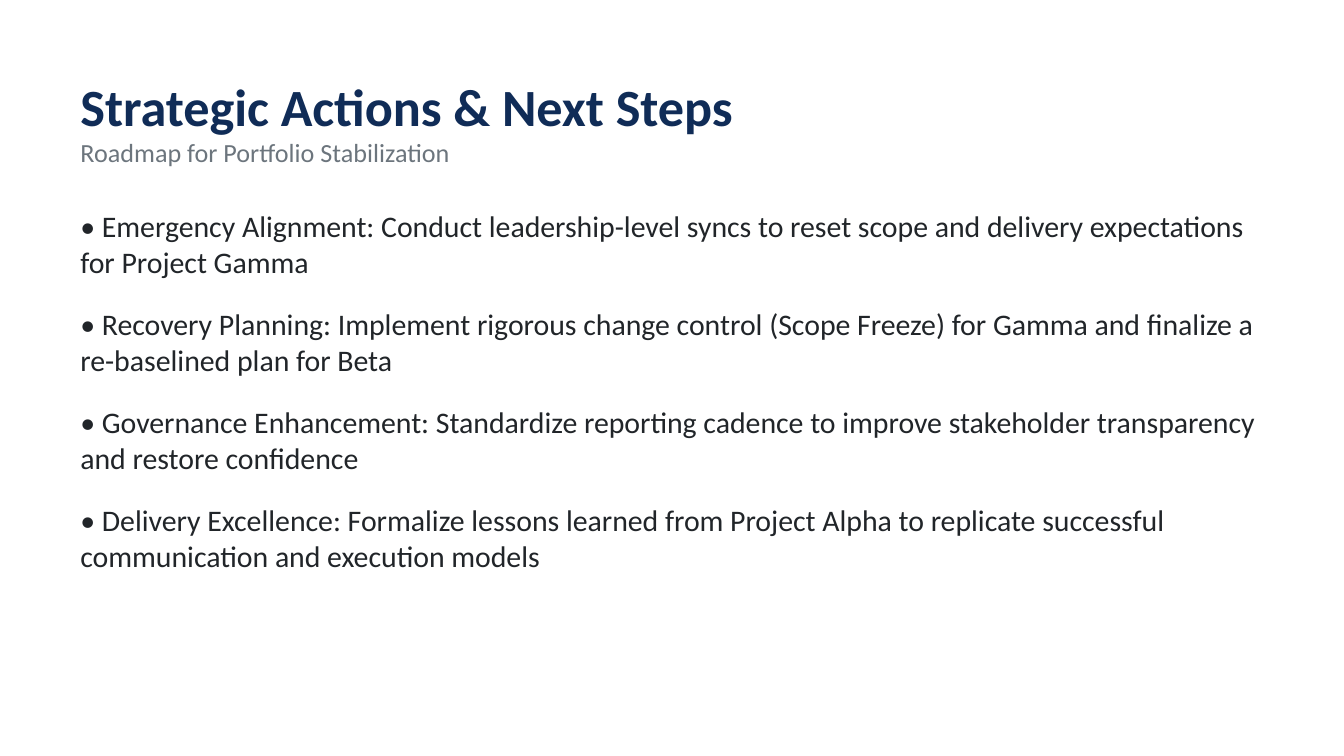
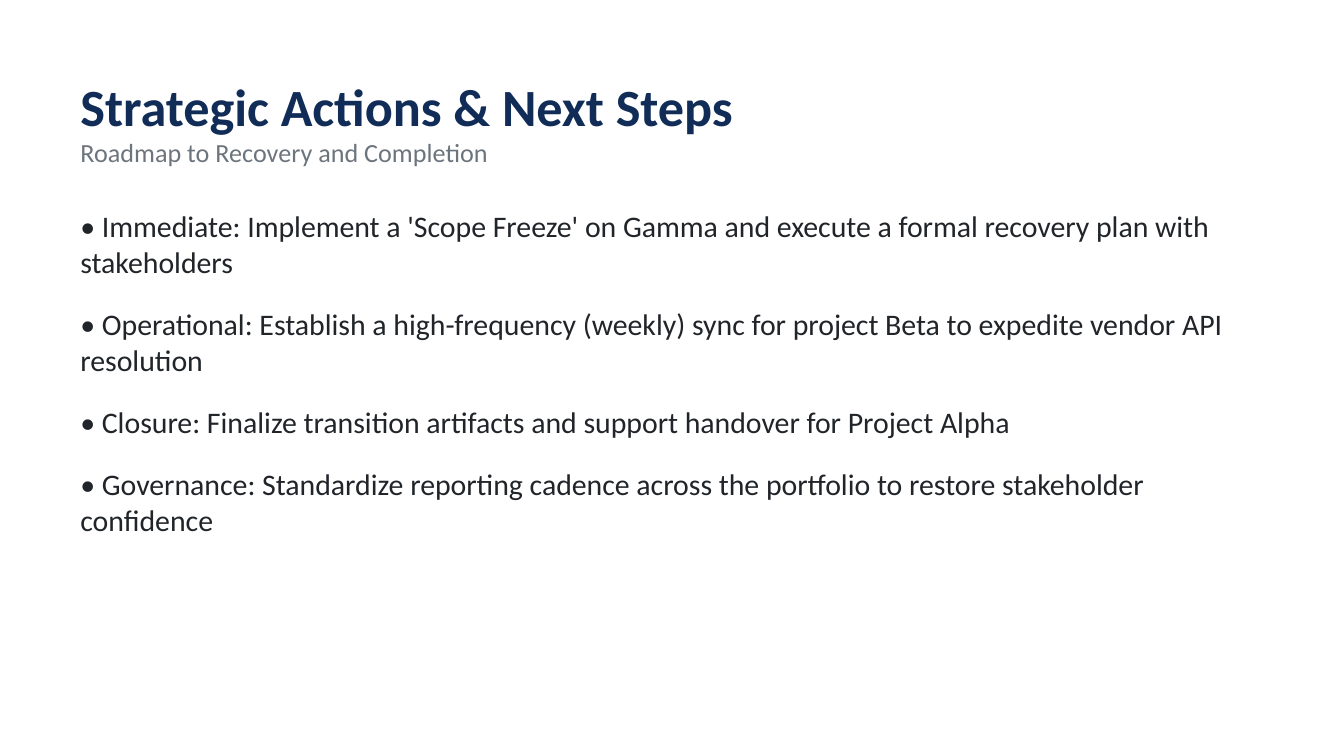
Before and after one commit to Faiz1314/project-health-agent1, a slide deck: slide 6 of outputs/Monthly_Executive_Report.pptx. Drawn at 1344x756 pixels with LibreOffice and Linux fonts; fonts in the diff are those of the drawing. Boxes give left, top, right and bottom in pixels: in the first picture for what was removed or moved away, otherwise in the second. Text is boxed around its words. In the diff, an @@ line names an element or a change of style, - is before the commit and + after.

```diff
--- a/outputs/Monthly_Executive_Report.pptx
+++ b/outputs/Monthly_Executive_Report.pptx
@@ text at [80, 144, 487, 166]: text changed @@
-Roadmap for Portfolio Stabilization
+Roadmap to Recovery and Completion
@@ text at [80, 216, 1222, 532]: text changed @@
-• Emergency Alignment: Conduct leadership-level syncs to reset scope and delivery expectations for Project Gamma
-• Recovery Planning: Implement rigorous change control (Scope Freeze) for Gamma and finalize a re-baselined plan for Beta
-• Governance Enhancement: Standardize reporting cadence to improve stakeholder transparency and restore confidence
-• Delivery Excellence: Formalize lessons learned from Project Alpha to replicate successful communication and execution models
+• Immediate: Implement a 'Scope Freeze' on Gamma and execute a formal recovery plan with stakeholders
+• Operational: Establish a high-frequency (weekly) sync for project Beta to expedite vendor API resolution
+• Closure: Finalize transition artifacts and support handover for Project Alpha
+• Governance: Standardize reporting cadence across the portfolio to restore stakeholder confidence
```
Also in this commit, not shown: 3 other slides changed, 2 slides added, 2 slides removed, 7 other files.
